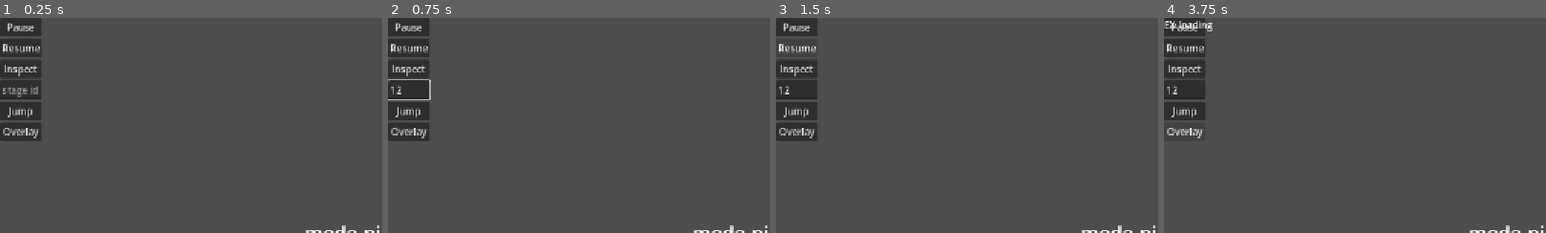
Above: before the commit, frames 1-4 (left to right).
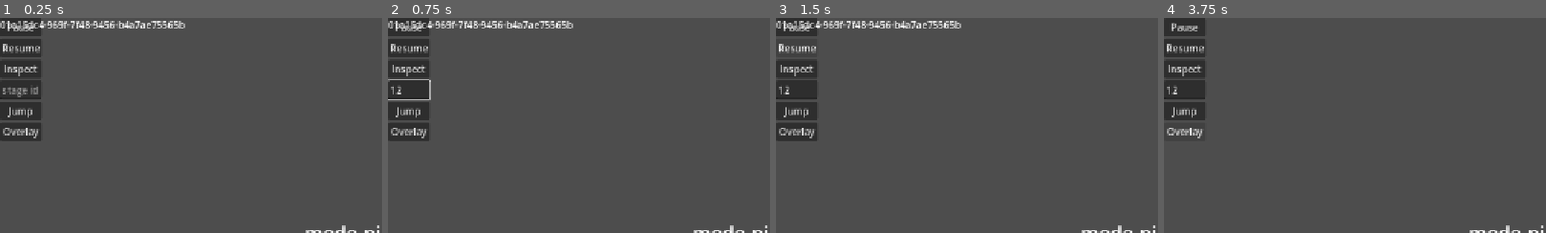
Above: after the commit, the same moments.

Repository: waigore/simplechessv2
Game: Godot game, scene res://main.tscn
Same seed, same stepped clock (60 frames per second), same inputs: the game is played once before the commit and once after it.
Inputs (mouse positions are % of the whole screen's width and height, from its top left):
- Up to frame 1 (0.25 s): no input
- Up to frame 2 (0.75 s): click (3, 17) at 0.52 s; type "12" at 0.6 s
- Up to frame 3 (1.5 s): click "Resume" at 1.25 s
- Up to frame 4 (3.75 s): click "Inspect" at 2 s; click "Jump" at 2.75 s; click "Overlay" at 3.5 s
The pictures show only the part of the screen within x 0-50%, y 0-50%; the shares and areas given below are measured in that part.

The runs differ from the first frame. In frame 1, 1.1% of the frame differs, in the area x 0-49%, y 1-5%; in frame 2, 1.1%; in frame 3, 1.1%; in frame 4, 0.3%.

Commit message:
Generate the approved asset manifest and resolve IDs by load group.
Boot, Play, and Ambient stay on the session router so cold open does not load music, and a stale manifest fails CI.

Co-authored-by: Cursor <cursoragent@cursor.com>

Diff:
--- /dev/null
+++ b/game/asset_manifest.json
@@ -0,0 +1,275 @@
+{
+  "asset_root": "game_assets",
+  "assets": {
+    "01a14f87-eeee-7f30-aa10-4516f0191610": {
+      "files": [
+        "piece-sprites/style-anchor-sheet.svg"
+      ],
+      "kind": "piece-sprites",
+      "state": "approved"
+    },
+    "01a14f8e-1cfa-7e93-bc94-ef0e7b4e3855": {
+      "files": [
+        "board-backgrounds/play-table.svg"
+      ],
+      "kind": "board-backgrounds",
+      "state": "approved"
+    },
+    "01a15199-87f5-7df8-a987-eecaaca9f919": {
+      "files": [
+        "icons/style-anchor-sheet.svg"
+      ],
+      "kind": "icons",
+      "state": "approved"
+    },
+    "01a151ef-6a32-77ec-ace1-9190aa56b7dc": {
+      "files": [
+        "interface-art/style-anchor-sheet.svg"
+      ],
+      "kind": "interface-art",
+      "state": "approved"
+    },
+    "01a151f8-b7d8-710a-b767-92c9137bfd63": {
+      "files": [
+        "sound-effects/move-settle.ogg"
+      ],
+      "kind": "sound-effects",
+      "state": "approved"
+    },
+    "01a151f8-b7d8-759c-89c5-e1be5eecb2b2": {
+      "files": [
+        "sound-effects/puzzle-fail.ogg"
+      ],
+      "kind": "sound-effects",
+      "state": "approved"
+    },
+    "01a151f8-b7d8-7ae6-84af-767ba53d09f6": {
+      "files": [
+        "sound-effects/touch-select.ogg"
+      ],
+      "kind": "sound-effects",
+      "state": "approved"
+    },
+    "01a151f8-b7d8-7e05-9921-e892e9a2e064": {
+      "files": [
+        "sound-effects/check.ogg"
+      ],
+      "kind": "sound-effects",
+      "state": "approved"
+    },
+    "01a151f8-b7d8-7fe3-b94f-e3a562395d96": {
+      "files": [
+        "sound-effects/end-resolve.ogg"
+      ],
+      "kind": "sound-effects",
+      "state": "approved"
+    },
+    "01a15200-69b2-7964-a602-ad5b19583125": {
+      "files": [
+        "music/cafe-ambient-b.ogg"
+      ],
+      "kind": "music",
+      "state": "approved"
+    },
+    "01a15200-69b2-7d13-a30d-696fa4ff390b": {
+      "files": [
+        "music/cafe-ambient-a.ogg"
+      ],
+      "kind": "music",
+      "state": "approved"
+    },
+    "01a15215-15bd-77a5-b804-9ea4d95880a4": {
+      "files": [
+        "fonts/noto-sans-tc-400.woff2",
+        "fonts/noto-sans-jp-400.woff2",
+        "fonts/OFL-NotoSansTC.txt",
+        "fonts/OFL-NotoSansJP.txt"
+      ],
+      "kind": "fonts",
+      "state": "approved"
+    },
+    "01a15215-15bd-7e3f-a3f8-ffcb1333a0ab": {
+      "files": [
+        "fonts/noto-sans-latin-400.woff2",
+        "fonts/noto-sans-latin-500.woff2",
+        "fonts/noto-sans-latin-600.woff2",
+        "fonts/OFL-NotoSans.txt"
+      ],
+      "kind": "fonts",
+      "state": "approved"
+    },
+    "01a15dab-051c-7023-973b-0b37ef3aa1b3": {
+      "files": [
+        "piece-sprites/q-white.png"
+      ],
+      "kind": "piece-sprites",
+      "state": "approved"
+    },
+    "01a15dab-051c-7061-9aaf-f2ba5a069413": {
+      "files": [
+        "piece-sprites/b-black.png"
+      ],
+      "kind": "piece-sprites",
+      "state": "approved"
+    },
+    "01a15dab-051c-7155-b8ec-6de860bae114": {
+      "files": [
+        "piece-sprites/n-white.png"
+      ],
+      "kind": "piece-sprites",
+      "state": "approved"
+    },
+    "01a15dab-051c-72b6-8859-f3edab33c514": {
+      "files": [
+        "piece-sprites/n-black.png"
+      ],
+      "kind": "piece-sprites",
+      "state": "approved"
+    },
+    "01a15dab-051c-7392-9318-e8b69bf7abf2": {
+      "files": [
+        "piece-sprites/k-black.png"
+      ],
+      "kind": "piece-sprites",
+      "state": "approved"
+    },
+    "01a15dab-051c-73b7-bad0-e6df05f4d2b6": {
+      "files": [
+        "piece-sprites/r-black.png"
+      ],
+      "kind": "piece-sprites",
+      "state": "approved"
+    },
+    "01a15dab-051c-73c8-9edc-c4e82957f267": {
+      "files": [
+        "piece-sprites/p-black.png"
+      ],
+      "kind": "piece-sprites",
+      "state": "approved"
+    },
+    "01a15dab-051c-73ff-96fa-a75c6719313a": {
+      "files": [
+        "piece-sprites/b-white.png"
+      ],
+      "kind": "piece-sprites",
+      "state": "approved"
+    },
+    "01a15dab-051c-75dc-8624-91f1c45f98f7": {
+      "files": [
+        "piece-sprites/k-white.png"
+      ],
+      "kind": "piece-sprites",
+      "state": "approved"
+    },
+    "01a15dab-051c-784b-859a-1d347edf39f0": {
+      "files": [
+        "piece-sprites/q-black.png"
+      ],
+      "kind": "piece-sprites",
+      "state": "approved"
+    },
+    "01a15dab-051c-7c3f-94fc-ce51926b3549": {
+      "files": [
+        "piece-sprites/r-white.png"
+      ],
+      "kind": "piece-sprites",
+      "state": "approved"
+    },
+    "01a15dab-051c-7db1-8f3e-9cb5e68058d8": {
+      "files": [
+        "piece-sprites/p-white.png"
+      ],
+      "kind": "piece-sprites",
+      "state": "approved"
+    },
+    "01a15dc4-969f-7176-8475-f6cd65a63925": {
+      "files": [
+        "icons/quit.svg"
+      ],
+      "kind": "icons",
+      "state": "approved"
+    },
+    "01a15dc4-969f-72b7-adf6-c1acb94ff9a3": {
+      "files": [
+        "icons/mode-puzzle.svg"
+      ],
+      "kind": "icons",
+      "state": "approved"
+    },
+    "01a15dc4-969f-78fc-abb4-616df8fb4273": {
+      "files": [
+        "icons/mode-shared.svg"
+      ],
+      "kind": "icons",
+      "state": "approved"
+    },
+    "01a15dc4-969f-7a2d-b550-db4a1ffd02c2": {
+      "files": [
+        "interface-art/panel-surface.svg"
+      ],
+      "kind": "interface-art",
+      "state": "approved"
+    },
+    "01a15dc4-969f-7a81-9d34-29765e8dd787": {
+      "files": [
+        "icons/advice.svg"
+      ],
+      "kind": "icons",
+      "state": "approved"
+    },
+    "01a15dc4-969f-7ea7-9828-22b148c9be59": {
+      "files": [
+        "interface-art/chip-surface.svg"
+      ],
+      "kind": "interface-art",
+      "state": "approved"
+    },
+    "01a15dc4-969f-7f48-9456-b4a7ae75565b": {
+      "files": [
+        "icons/back.svg"
+      ],
+      "kind": "icons",
+      "state": "approved"
+    }
+  },
+  "groups": {
+    "ambient": [
+      "01a15200-69b2-7964-a602-ad5b19583125",
+      "01a15200-69b2-7d13-a30d-696fa4ff390b"
+    ],
+    "boot": [
+      "01a15199-87f5-7df8-a987-eecaaca9f919",
+      "01a151ef-6a32-77ec-ace1-9190aa56b7dc",
+      "01a15215-15bd-77a5-b804-9ea4d95880a4",
+      "01a15215-15bd-7e3f-a3f8-ffcb1333a0ab",
+      "01a15dc4-969f-7176-8475-f6cd65a63925",
+      "01a15dc4-969f-72b7-adf6-c1acb94ff9a3",
+      "01a15dc4-969f-78fc-abb4-616df8fb4273",
+      "01a15dc4-969f-7a2d-b550-db4a1ffd02c2",
+      "01a15dc4-969f-7a81-9d34-29765e8dd787",
+      "01a15dc4-969f-7ea7-9828-22b148c9be59",
+      "01a15dc4-969f-7f48-9456-b4a7ae75565b"
+    ],
+    "play": [
+      "01a14f87-eeee-7f30-aa10-4516f0191610",
+      "01a14f8e-1cfa-7e93-bc94-ef0e7b4e3855",
+      "01a151f8-b7d8-710a-b767-92c9137bfd63",
+      "01a151f8-b7d8-759c-89c5-e1be5eecb2b2",
+      "01a151f8-b7d8-7ae6-84af-767ba53d09f6",
+      "01a151f8-b7d8-7e05-9921-e892e9a2e064",
+      "01a151f8-b7d8-7fe3-b94f-e3a562395d96",
+      "01a15dab-051c-7023-973b-0b37ef3aa1b3",
+      "01a15dab-051c-7061-9aaf-f2ba5a069413",
+      "01a15dab-051c-7155-b8ec-6de860bae114",
+      "01a15dab-051c-72b6-8859-f3edab33c514",
+      "01a15dab-051c-7392-9318-e8b69bf7abf2",
+      "01a15dab-051c-73b7-bad0-e6df05f4d2b6",
+      "01a15dab-051c-73c8-9edc-c4e82957f267",
+      "01a15dab-051c-73ff-96fa-a75c6719313a",
+      "01a15dab-051c-75dc-8624-91f1c45f98f7",
+      "01a15dab-051c-784b-859a-1d347edf39f0",
+      "01a15dab-051c-7c3f-94fc-ce51926b3549",
+      "01a15dab-051c-7db1-8f3e-9cb5e68058d8"
+    ]
+  }
+}
--- a/game/asset_resolver.gd
+++ b/game/asset_resolver.gd
@@ -1,17 +1,176 @@
 class_name AssetResolver
 extends Node
-## CMP-asset-resolver boot hook for ACC.G1. Full manifest load is a later task.
+## CMP-asset-resolver. Asset IDs only; groups boot, play, and ambient.
 
 signal boot_ready
+signal play_ready
+signal ambient_ready
+signal must_overlay(asset_id: String)
 
 const MANIFEST_PATH := "res://asset_manifest.json"
+const _LICENSE_EXT := "txt"
+
+## Headless and editor runs are playtest unless this is 0 or 1.
+var playtest_override := -1
+var session_playable := true
+var log_counts: Dictionary = {}
+
+var _manifest: Dictionary = {}
+var _cache: Dictionary = {}
+var _loaded_groups: Dictionary = {}
+
+
+func _ready() -> void:
+	_read_manifest_file()
 
 
 func preload_boot() -> void:
-	call_deferred("_finish_boot")
+	call_deferred("_preload", "boot", boot_ready)
 
 
-func _finish_boot() -> void:
+func preload_play() -> void:
+	_preload("play", play_ready)
+
+
+func preload_ambient() -> void:
+	_preload("ambient", ambient_ready)
+
+
+func resolve(asset_id: String) -> Resource:
+	if _cache.has(asset_id):
+		var cached: Array = _cache[asset_id]
+		return cached[0] as Resource
+	var entry := _entry(asset_id)
+	if entry.is_empty() or str(entry.get("state", "")) != "approved":
+		_reject(asset_id)
+		return null
+	var loaded: Array[Resource] = []
+	for relative in entry.get("files", []):
+		var path := str(relative)
+		if path.get_extension().to_lower() == _LICENSE_EXT:
+			continue
+		var resource := _load_media(_absolute(path))
+		if resource == null:
+			_reject(asset_id)
+			return null
+		loaded.append(resource)
+	if loaded.is_empty():
+		_reject(asset_id)
+		return null
+	_cache[asset_id] = loaded
+	return loaded[0]
+
+
+func group_loaded(group_name: String) -> bool:
+	return bool(_loaded_groups.get(group_name, false))
+
+
+func is_cached(asset_id: String) -> bool:
+	return _cache.has(asset_id)
+
+
+func apply_manifest(data: Dictionary) -> void:
+	_manifest = data
+	_cache.clear()
+	_loaded_groups.clear()
+	log_counts.clear()
+
+
+func _preload(group_name: String, done: Signal) -> void:
+	if not group_loaded(group_name):
+		for asset_id in _group_ids(group_name):
+			resolve(str(asset_id))
+		_loaded_groups[group_name] = true
+	done.emit()
+
+
+func _read_manifest_file() -> void:
 	if not FileAccess.file_exists(MANIFEST_PATH):
 		push_warning("Boot manifest missing; continuing without Boot assets")
-	boot_ready.emit()
+		_manifest = {}
+		return
+	var parsed: Variant = JSON.parse_string(FileAccess.get_file_as_string(MANIFEST_PATH))
+	if parsed is Dictionary:
+		_manifest = parsed
+		return
+	push_error("Asset manifest is not an object")
+	_manifest = {}
+
+
+func _entry(asset_id: String) -> Dictionary:
+	var assets: Variant = _manifest.get("assets", {})
+	if assets is Dictionary and (assets as Dictionary).has(asset_id):
+		var entry: Variant = (assets as Dictionary)[asset_id]
+		if entry is Dictionary:
+			return entry
+	return {}
+
+
+func _group_ids(group_name: String) -> Array:
+	var groups: Variant = _manifest.get("groups", {})
+	if groups is Dictionary and (groups as Dictionary).has(group_name):
+		var ids: Variant = (groups as Dictionary)[group_name]
+		if ids is Array:
+			return ids
+	return []
+
+
+func _absolute(relative: String) -> String:
+	var project := ProjectSettings.globalize_path("res://").trim_suffix("/")
+	var root_name := str(_manifest.get("asset_root", ""))
+	return project.get_base_dir().path_join(root_name).path_join(relative)
+
+
+func _load_media(path: String) -> Resource:
+	var ext := path.get_extension().to_lower()
+	if ext == "png" or ext == "svg":
+		return _load_texture(path)
+	if ext == "woff2" or ext == "ttf" or ext == "otf":
+		return _load_font(path)
+	if ext == "ogg":
+		return _load_audio(path)
+	push_error("Unsupported asset file: %s" % path.get_file())
+	return null
+
+
+func _load_texture(path: String) -> Resource:
+	var image := Image.new()
+	if image.load(path) != OK:
+		return null
+	return ImageTexture.create_from_image(image)
+
+
+func _load_font(path: String) -> Resource:
+	var font := FontFile.new()
+	if font.load_dynamic_font(path) != OK:
+		return null
+	return font
+
+
+func _load_audio(path: String) -> Resource:
+	return AudioStreamOggVorbis.load_from_file(path)
+
+
+func _reject(asset_id: String) -> void:
+	session_playable = true
+	if _is_playtest():
+		log_counts[asset_id] = int(log_counts.get(asset_id, 0)) + 1
+		push_error("Unresolved asset ID: %s" % asset_id)
+		must_overlay.emit(asset_id)
+		return
+	if int(log_counts.get(asset_id, 0)) > 0:
+		return
+	log_counts[asset_id] = 1
+	push_warning("Unresolved asset ID: %s" % asset_id)
+
+
+func _is_playtest() -> bool:
+	if OS.has_feature("playtest"):
+		return true
+	if OS.has_feature("release"):
+		return false
+	if playtest_override == 0:
+		return false
+	if playtest_override == 1:
+		return true
+	return true
--- /dev/null
+++ b/game/asset_resolver_test.gd
@@ -0,0 +1,146 @@
+class_name AssetResolverTest
+extends SceneTree
+
+var _resolver: AssetResolver
+var _router: SessionRouter
+var _seams: PlaytestSeams
+var _manifest: Dictionary = {}
+
+
+func _initialize() -> void:
+	call_deferred("_start")
+
+
+func _start() -> void:
+	var parsed: Variant = JSON.parse_string(
+		FileAccess.get_file_as_string("res://asset_manifest.json")
+	)
+	if parsed is Dictionary:
+		_manifest = parsed
+	var parent := Node.new()
+	_resolver = AssetResolver.new()
+	_resolver.name = "AssetResolver"
+	_seams = PlaytestSeams.new()
+	_seams.name = "PlaytestSeams"
+	_seams.playtest_override = 1
+	_router = SessionRouter.new()
+	_router.name = "SessionRouter"
+	parent.add_child(_resolver)
+	parent.add_child(_seams)
+	parent.add_child(_router)
+	root.add_child(parent)
+	_router.start()
+	call_deferred("_after_boot")
+
+
+func _after_boot() -> void:
+	var boot_id := _first_kind("icons")
+	var play_id := _first_kind("piece-sprites")
+	var sfx_id := _first_kind("sound-effects")
+	var music_id := _first_kind("music")
+	var problem := ""
+	if not _resolver.group_loaded("boot") or _resolver.group_loaded("play"):
+		problem = "boot group"
+	elif _resolver.group_loaded("ambient"):
+		problem = "ambient loaded on cold open"
+	elif _resolver.resolve(boot_id) == null:
+		problem = "boot id did not resolve"
+	elif _any_cached("play"):
+		problem = "play id loaded during boot"
+	if not problem.is_empty():
+		_fail(problem)
+		return
+	_router.enter_shared_play()
+	_router.start_music()
+	if not _resolver.group_loaded("play") or _resolver.group_loaded("ambient"):
+		problem = "play entry"
+	elif _resolver.resolve(play_id) == null:
+		problem = "piece sprite did not resolve"
+	if not problem.is_empty():
+		_fail(problem)
+		return
+	_router.note_board_playable()
+	_router.start_music()
+	var before := _resolver.is_cached(play_id)
+	_router.enter_shared_play()
+	_router.start_music()
+	if not _resolver.group_loaded("ambient") or not _resolver.session_playable:
+		problem = "ambient after the board is playable"
+	elif _resolver.is_cached(sfx_id) or _resolver.is_cached(music_id):
+		problem = "undecodable audio was cached"
+	elif not before or not _resolver.is_cached(play_id):
+		problem = "group reload dropped a cached asset"
+	if not problem.is_empty():
+		_fail(problem)
+		return
+	if not _check_unresolved():
+		return
+	quit(0)
+
+
+func _check_unresolved() -> bool:
+	var probe := AssetResolver.new()
+	probe.playtest_override = 1
+	root.add_child(probe)
+	probe.apply_manifest(_bad_manifest())
+	var overlays: Array[String] = []
+	probe.must_overlay.connect(_remember_overlay.bind(overlays))
+	if probe.resolve("missing") != null or probe.resolve("draft-id") != null:
+		return _fail("draft or unknown id resolved")
+	if probe.resolve("deprecated-id") != null or probe.resolve("broken-id") != null:
+		return _fail("deprecated or missing file resolved")
+	if overlays.size() < 4 or not probe.session_playable:
+		return _fail("playtest overlay")
+	var again := int(probe.log_counts.get("missing", 0))
+	probe.resolve("missing")
+	if int(probe.log_counts.get("missing", 0)) != again + 1:
+		return _fail("playtest did not log again")
+	probe.playtest_override = 0
+	probe.log_counts.clear()
+	probe.resolve("missing")
+	probe.resolve("missing")
+	if int(probe.log_counts.get("missing", 0)) != 1 or not probe.session_playable:
+		return _fail("release log once")
+	return true
+
+
+func _bad_manifest() -> Dictionary:
+	return {
+		"asset_root": str(_manifest.get("asset_root", "")),
+		"groups": {"boot": [], "play": [], "ambient": []},
+		"assets":
+		{
+			"draft-id": {"state": "draft", "files": ["icons/quit.svg"]},
+			"deprecated-id": {"state": "deprecated", "files": ["icons/quit.svg"]},
+			"broken-id": {"state": "approved", "files": ["icons/missing.svg"]},
+		},
+	}
+
+
+func _first_kind(kind: String) -> String:
+	var assets: Dictionary = _manifest.get("assets", {})
+	var ids: Array = assets.keys()
+	ids.sort()
+	for asset_id in ids:
+		var entry: Dictionary = assets[asset_id]
+		if str(entry.get("kind", "")) == kind:
+			return str(asset_id)
+	return ""
+
+
+func _any_cached(group_name: String) -> bool:
+	var groups: Dictionary = _manifest.get("groups", {})
+	for asset_id in groups.get(group_name, []):
+		if _resolver.is_cached(str(asset_id)):
+			return true
+	return false
+
+
+func _remember_overlay(asset_id: String, overlays: Array[String]) -> void:
+	overlays.append(asset_id)
+
+
+func _fail(message: String) -> bool:
+	push_error(message)
+	quit(1)
+	return false
--- a/game/session_router.gd
+++ b/game/session_router.gd
@@ -13,6 +13,8 @@
 
 var _resolver: AssetResolver
 var _seams: PlaytestSeams
+var _board_playable := false
+var _music_started := false
 
 
 func _ready() -> void:
@@ -24,12 +26,34 @@
 	_seams.seed_changed.connect(_on_seed_changed)
 	_seams.input_replayed.connect(_on_input_replayed)
 	_resolver.boot_ready.connect(_on_boot_ready)
+	_resolver.must_overlay.connect(_on_unresolved_overlay)
 
 
 func start() -> void:
 	stage = STAGE_LOADING
 	screen_requested.emit(STAGE_LOADING, {})
 	_resolver.preload_boot()
+
+
+func enter_shared_play() -> void:
+	if _resolver.group_loaded("play"):
+		return
+	_resolver.preload_play()
+
+
+func note_board_playable() -> void:
+	_board_playable = true
+
+
+func start_music() -> void:
+	if not _board_playable or _music_started:
+		return
+	_music_started = true
+	_resolver.preload_ambient()
+
+
+func _on_unresolved_overlay(asset_id: String) -> void:
+	_seams.set_overlay(true, PackedStringArray([asset_id]))
 
 
 func play_snapshot() -> Dictionary:
Not shown, added: game/asset_resolver_test.gd.uid
Not shown, added: .github/scripts/asset_manifest.py
Not shown, changed: .github/scripts/gdscript_tests.py
Not shown, added: .github/scripts/tests/test_asset_manifest.py
Not shown, changed: .github/scripts/tests/test_gdscript_tests.py
Not shown, changed: .github/workflows/spec-lint.yml
Not shown, changed: specs/technical/components/asset-resolver.md
Not shown, changed: specs/technical/components/session-router.md
Not shown, changed: specs/technical/contracts/asset-resolve.md
